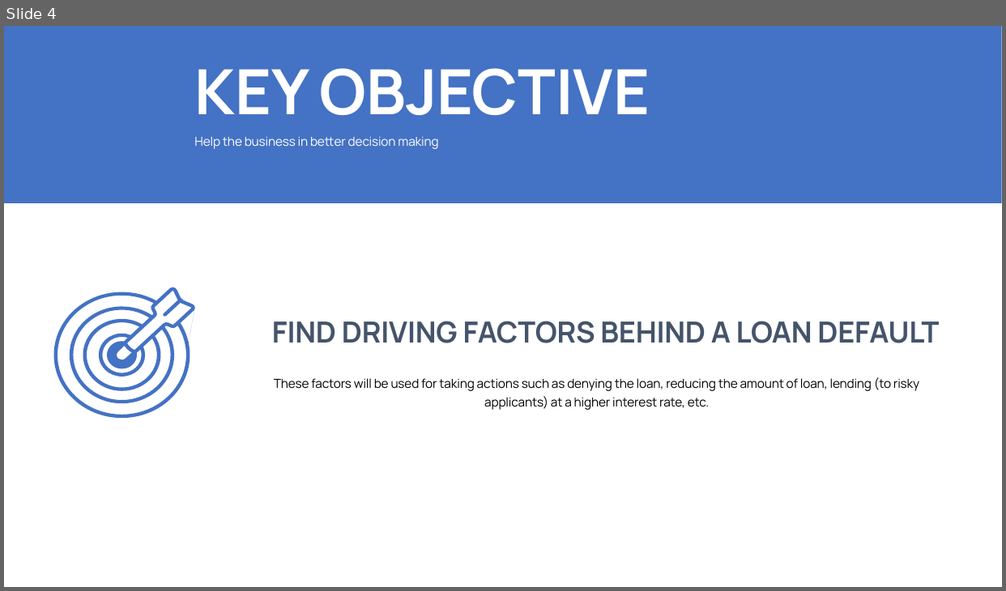
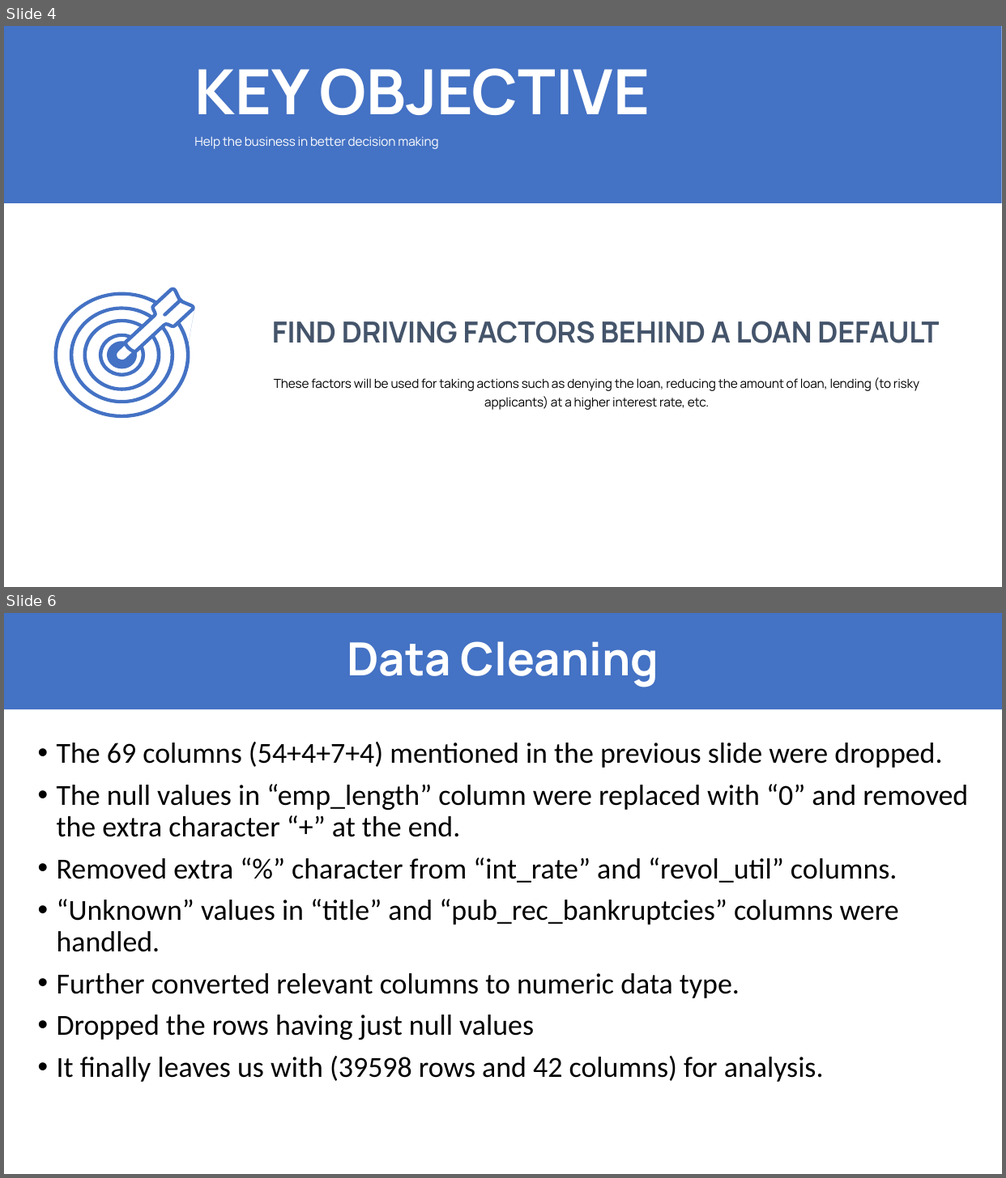
Before and after one commit to akintaliarkin/LendingClubCaseStudy, a slide deck: Aditya_Kintali.pptx. Shown one above the other, each under a label of ours: slide 4 before the commit, slides 4 and 6 after it; the slides between them are not shown. The pictures are 1006x591 and 1006x1178 pixels, drawn with LibreOffice and Linux fonts; fonts in the diff are those of the drawing. Boxes give left, top, right and bottom in pixels: in the first picture for what was removed or moved away, otherwise in the second. Text is boxed around its words. In the diff, an @@ line names an element or a change of style, - is before the commit and + after.

Commit message:
ppt changes.

```diff
--- a/Aditya_Kintali.pptx
+++ b/Aditya_Kintali.pptx
@@ slide 6 added at (4, 613, 1002, 1174), background #FFFFFF @@
@@ title added at (4, 613, 1002, 709), fill #4472C4, 44 pt, text #FFFFFF, bold @@
+Data Cleaning
@@ text added at (57, 742, 968, 1082), 28 pt, text #000000 @@
+• The 69 columns (54+4+7+4) mentioned in the previous slide were dropped.
+• The null values in “emp_length” column were replaced with “0” and removed the extra character “+” at the end.
+• Removed extra “%” character from “int_rate” and “revol_util” columns.
+• “Unknown” values in “title” and “pub_rec_bankruptcies” columns were handled.
+• Further converted relevant columns to numeric data type.
+• Dropped the rows having just null values
+• It finally leaves us with (39598 rows and 42 columns) for analysis.
```
Also in this commit, not shown: 1 other slide added.
